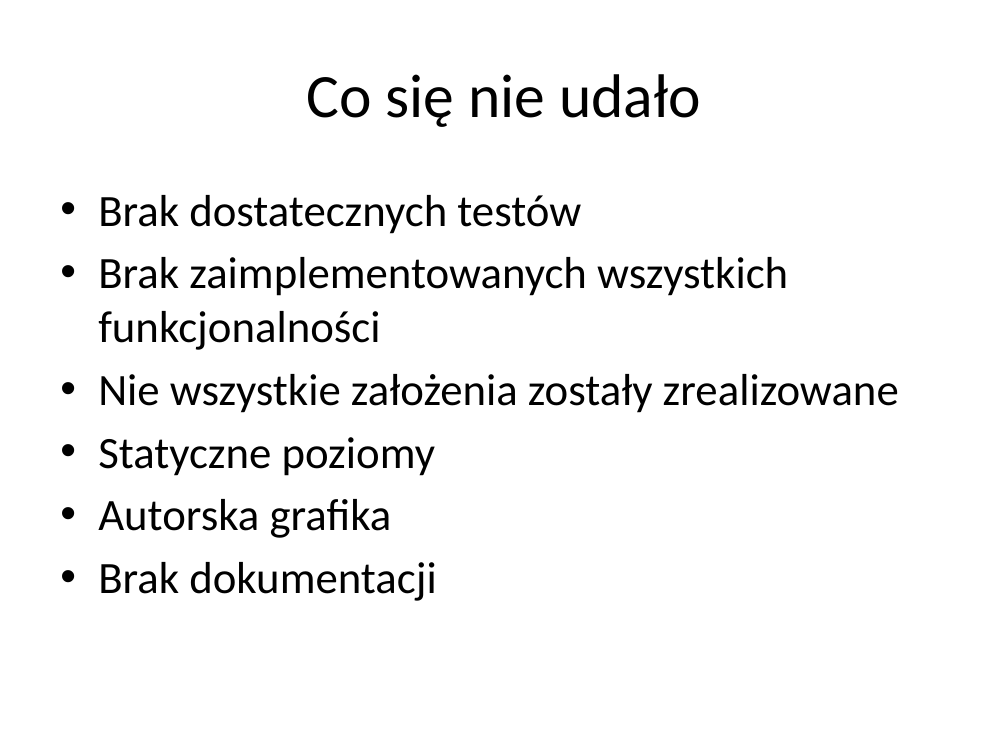
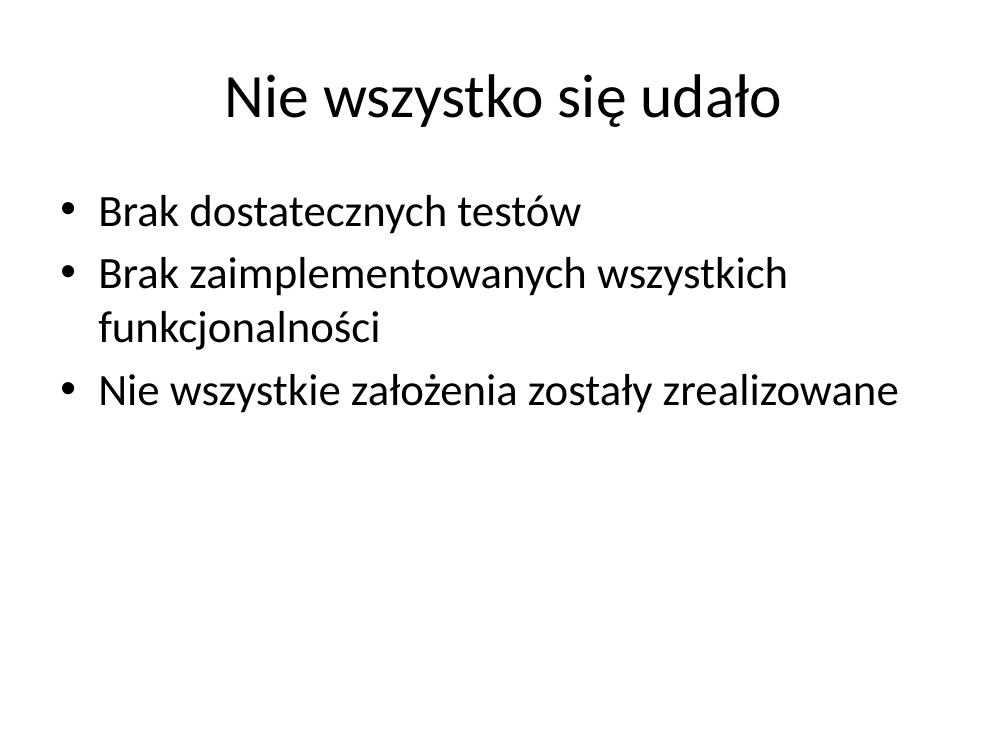
Before and after one commit to nielu/RandomGame, a slide deck: slide 13 of RandomGame.pptx (slide 11 before the commit). Drawn at 1008x756 pixels with LibreOffice and Linux fonts; fonts in the diff are those of the drawing; background and template pictures are left out. Boxes give left, top, right and bottom in pixels: in the first picture for what was removed or moved away, otherwise in the second. Text is boxed around its words. In the diff, an @@ line names an element or a change of style, - is before the commit and + after.

```diff
--- a/RandomGame.pptx
+++ b/RandomGame.pptx
@@ title at [225, 74, 783, 127]: text changed @@
-Co się nie udało
+Nie wszystko się udało
@@ text at [98, 437, 436, 601]: paragraphs removed @@
-• Statyczne poziomy
-• Autorska grafika
-• Brak dokumentacji
```
Also in this commit, not shown: 7 other slides changed, 5 slides added, 2 slides removed.
